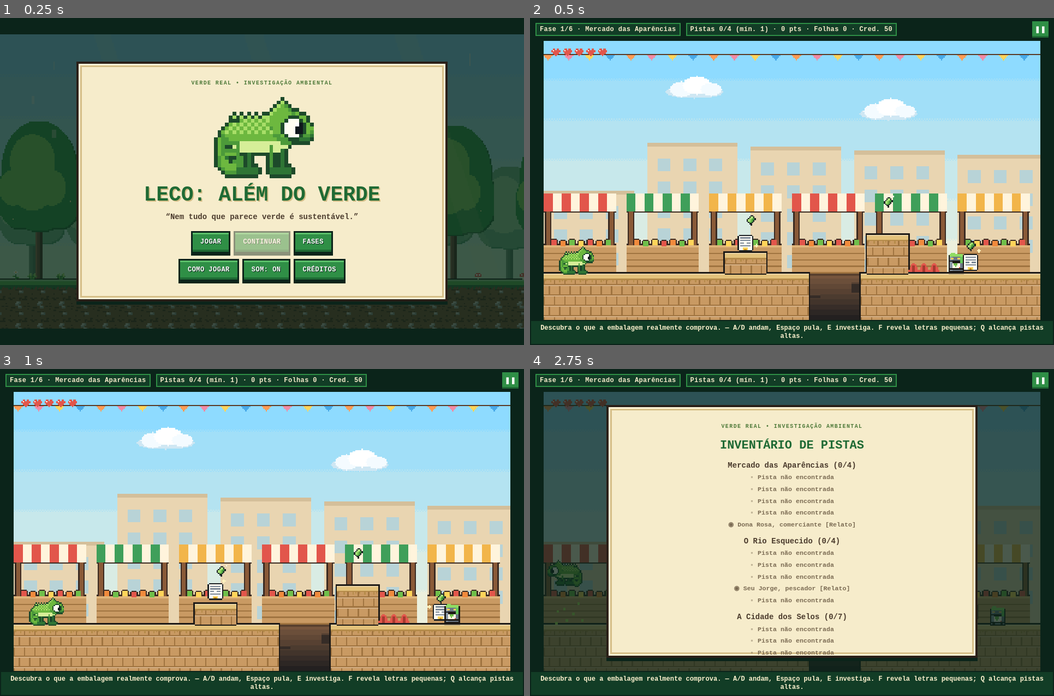
Above: before the commit, frames 1-4 (two rows, left to right).
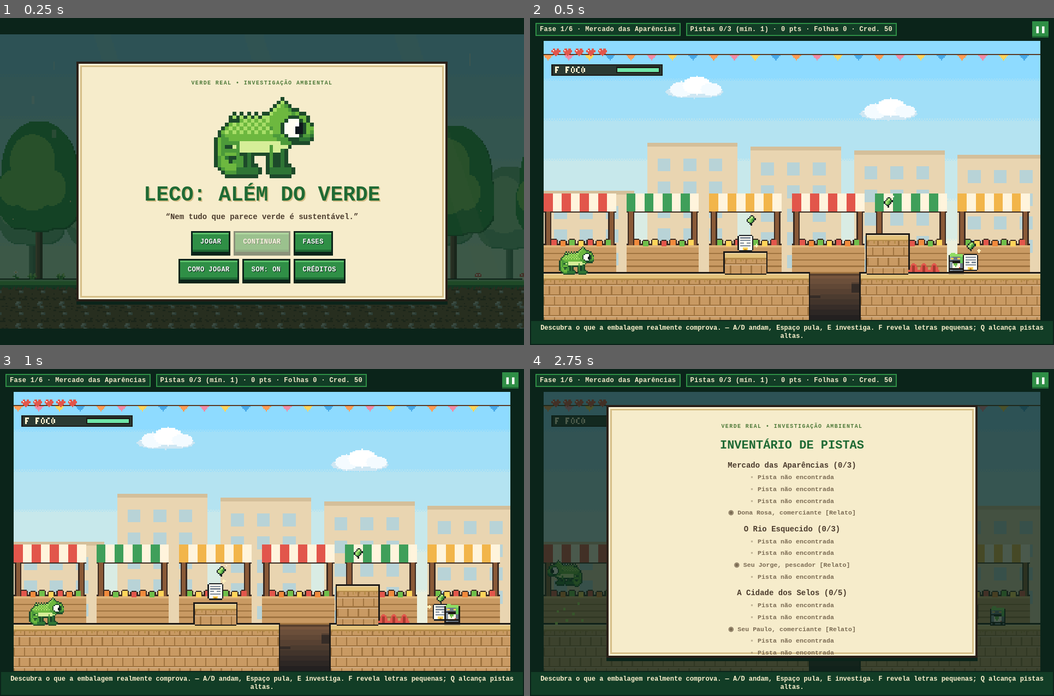
Above: after the commit, the same moments.

Repository: kalielpontes5/leco-game
Game: browser game, page index.html
The game is run twice, just before and just after one commit, with the same random seed, the same clock (stepped at 60 frames per second) and the same inputs.
Inputs:
- Up to frame 1 (0.25 s): no input
- Up to frame 2 (0.5 s): click "JOGAR" at 0.27 s
- Up to frame 3 (1 s): no input
- Up to frame 4 (2.75 s): hold Right 1.03-1.53 s; tap Space every 0.5 s from 1.1 to 2.6 s; hold Down 1.58-1.85 s; hold Left 1.9-2.47 s; tap I at 2.52 s; hold Up from 2.52 s (still down)

Frame 1 is identical in both runs. In frame 2, 0.8% of the frame differs, in the area x 4-39%, y 2-18%; in frame 3, 0.8%; in frame 4, 2.0%, in the area x 4-62%, y 2-81%.

Commit message:
Foco (F) com filtro escuro/esverdeado, ameacas vermelhas e coletaveis dourados, com tempo de uso e recarga; remove pistas ocultas e camuflagem fora do chefao

Diff:
--- a/js/game.js
+++ b/js/game.js
@@ -17,13 +17,13 @@
 q:'A água mudou perto da fábrica. O que concluir?',o:['A fábrica causou a mudança: está provado.','Está tudo bem; não há o que investigar.','Há indícios, mas a causa não está confirmada: pedir investigação técnica.'],ok:2,
 f:['Ainda não: há indícios, mas a origem da alteração não foi confirmada.','Ignorar relatos, registro e amostras seria deixar evidências de lado.','Correto! Indício não é causalidade. Registre as evidências e peça análise técnica independente.']},
 {n:'A Cidade dos Selos',k:2,w:1000,qx:540,qy:180,sk:['#8EDBFF','#FFF4D6'],hl:'#A6DCEB',gr:'#C9B79C',tp:'#FFD45A',b:'Detetive da Transparência',
-m:'Compare os selos e classifique cada caso.',t:'Suba pelas varandas. Selos ilegíveis só aparecem com o Olhar da Verdade (F).',
+m:'Compare os selos e classifique cada caso.',t:'Suba pelas varandas. Use o Foco (F) para destacar ameaças e coletáveis.',
 P:[[0,180,190,36],[235,180,160,36],[440,180,200,36],[690,180,310,36],[120,148,60,8],[230,128,60,8],[340,150,60,8],[470,160,40,20],[560,130,70,8],[900,100,40,8]],
 C:[[145,148,0,'Selo com entidade responsável','Selo fictício “Aliança Verde” (organização independente): cita processo  …(546 unchanged characters)…
 q:'Como classificar os selos encontrados?',o:['Só o selo documentado é verificável; o da empresa é publicidade e o ilegível é inconclusivo.','Todos são certificações confiáveis.','Todos são falsos.'],ok:0,
 f:['Correto! Cada caso tem uma classificação própria, conforme o que os documentos permitem concluir.','Não: um deles foi criado pela própria empresa e outro não pode ser confirmado.','Exagero: um dos selos tem documentação verificável.']},
 {n:'A Floresta de Papel',k:3,w:1100,qx:520,qy:180,sk:['#8EDBFF','#D4F5C0'],hl:'#8CD17D',gr:'#9A6848',tp:'#64C75B',b:'Protetor da Floresta',
-m:'Compare árvores plantadas com impactos a compensar.',t:'Use os troncos para subir. Registros escondidos pedem o Olhar da Verdade.',
+m:'Compare árvores plantadas com impactos a compensar.',t:'Use os troncos para subir. O Foco (F) destaca ameaças e coletáveis.',
 P:[[0,180,330,36],[375,180,185,36],[605,180,355,36],[1010,180,90,36],[160,150,50,10],[260,124,50,10],[400,150,60,10],[560,100,40,8],[700,160,50,20],[800,132,60,10],[900,104,60,10]],
 C:[[70,180,0,'Campanha de reflorestamento','Publicidade: “Plantamos o futuro” — a empresa diz compensar todo o seu impa …(604 unchanged characters)…
 q:'A empresa diz compensar tudo plantando árvores. O que concluir?',o:['Plantar árvores prova a compensação total.','Plantar é positivo, mas faltam dados para provar a compensação total.','Falta documento, então é fraude.'],ok:1,
@@ -84,12 +84,12 @@
 LV.forEach((l,i)=>(E[i].D||[]).forEach(d=>{if(l.C.some(c=>c[1]==180&&Math.abs(d[0]-c[0])<22))d[0]+=34}));
 // dificuldade extra nas fases curtas
 E[0].S.push([560,180,18]);E[0].W.push([310,380,180]);E[0].D=[];E[1].W.push([265,320,180]);
-const TIPS=[[[100,'Espaço pula (toque duas vezes no ar para  …(266 unchanged characters)…  1 pista e aperte E perto dela.'],[500,'Letras miúdas escondidas? Aperte F para ativar o Olhar da Verdade e revelar pistas ocultas.'],[580,'Pistas azuis ficam no alto: ap …(84 unchanged characters)…
+const TIPS=[[[100,'Espaço pula (toque duas vezes no ar para  …(266 unchanged characters)…  1 pista e aperte E perto dela.'],[500,'Aperte F para ativar o Foco: o cenário escurece, as ameaças brilham em vermelho e o que dá para coletar brilha em dourado. Ele dura pouco e depois recarrega.'],[580,'Pistas azuis ficam no alto: ap …(84 unchanged characters)…
 [[40,'Drones de vigilância patrulham o chão: aperte C para se camuflar por 3 segundos. Depois a habilidade recarrega.'],[200,'Gotas tóxicas caem em ritmo: espere o intervalo e passe.'],[410,'Combine as ferramentas: F revela detalhes ocultos e Q alcança pistas altas.']]];
 // ---------- ESTADO ----------
 const S={li:0,sc:0,cr:50,got:{},lv:{},bd:[],ok:0,fin:0,mode:'menu',answered:{},pg:{}},P={x:24,y:180,vx:0,vy:0,dir:1,og:0,sp:null,dj:0,sq:0},K={};
-let L=LV[0],cam=0,T=0,lt=0,vis=0,camT=0,camCd=0,inv=0,tg=0,tgT=null,hz=[],pt=[],safe={x:24,y:180},near=null,mute=(()=>{try{return +localStorage.getItem('leco_m')||0}catch(e){return 0}})(),mt,AC,st=[],mv=[],sk=[],wk=[],dr=[],lf=[],cy=0,jb=0,sh=0;
-const KEY='leco_v6',META=[300,360,900,1300,1700,2400],phaseKey=i=>'fase-'+i,clueIndexes=i=>LV[i].C.map((c,j)=>({c,j})).filter(o=>o.c[2]!==3),cnt=i=>clueIndexes(i).filter(o=>S.got[ …(147 unchanged characters)…
+let L=LV[0],cam=0,T=0,lt=0,vis=0,visCd=0,camT=0,camCd=0,inv=0,tg=0,tgT=null,hz=[],pt=[],safe={x:24,y:180},near=null,mute=(()=>{try{return +localStorage.getItem('leco_m')||0}catch(e){return 0}})(),mt,AC,st=[],mv=[],sk=[],wk=[],dr=[],lf=[],cy=0,jb=0,sh=0;
+const KEY='leco_v6',META=[300,360,900,1300,1700,2400],phaseKey=i=>'fase-'+i,clueIndexes=i=>LV[i].C.map((c,j)=>({c,j})).filter(o=>o.c[2]!==3&&o.c[2]!==1),cnt=i=>clueIndexes(i).filter(o=>S.got[ …(147 unchanged characters)…
 let phaseStartScore=0,tongueTarget=null,tongueCooldown=0,phaseStats=null;const phasePoints=()=>Math.max(0,S.sc-phaseStartScore),readyToQuestion=()=>cnt(S.li)>=requiredClues(S.li);
 function newStats(){return {leaves:0,enemies:0,damage:0,deaths:0,clues:0,pointsLost:0};}
 function progressText(i=S.li){return `${cnt(i)}/${requiredClues(i)} pistas necessárias (${clueTotal(i)} pistas coletáveis)`;}
@@ -104,24 +104,24 @@
 function levels(){panel('<h3>ESCOLHER FASE</h3>'+LV.map((l,i)=>btn('pick('+i+')',(i+1)+'. '+l.n)).join('<br>')+'<br>'+btn('pick(6)','⚔ SÓ O CHEFÃO')+'<br>'+btn('menu()','VOLTAR'))}
 function pick(i){const d=load();if(d)Object.assign(S,{sc:d.sc|0,cr:d.cr|0,got:d.got||{},lv:d.lv&&typeof d.lv=='object'? …(270 unchanged characters)…
 function snd(){mute=mute?0:1;try{localStorage.setItem('leco_m',mute)}catch(e){}menu()}
-function how(){panel('<h3>COMO JOGAR</h3><p><b>A/D ou ◀ ▶</b …(84 unchanged characters)… investigar e sair pela porta · <b>F</b> Olhar da Verdade · <b>Q</b> língua · <b>C</b> camuflagem · <b>Esc</b> pausa<br>Pule na cabeça do …(936 unchanged characters)…
+function how(){panel('<h3>COMO JOGAR</h3><p><b>A/D ou ◀ ▶</b …(84 unchanged characters)… investigar e sair pela porta · <b>F</b> Foco (escurece o cenário, destaca ameaças em vermelho e coletáveis em dourado; tem tempo de uso e recarga) · <b>Q</b> língua · <b>Esc</b> pausa<br>Pule na cabeça do …(936 unchanged characters)…
 function cred(){panel('<h3>CRÉDITOS</h3><p>LECO: ALÉM DO VERDE<br>Um jogo do universo Verde Real.<br>Personagens, empresas e documentos são fictícios.</p>'+btn('menu()','VOLTAR'))}
 function go(c){if(!c){load()?panel('<h3>Já existe progresso salvo.</h3><p>Começar de novo substitui o progresso atual.< …(608 unchanged characters)…
 function newG(){Object.assign(S,{sc:0,cr:50,got:{},lv:{},bd:[],ok:0,fin:0,answered:{},pg:{}});phaseStartScore=0;save();enter(0)}
 function pauseP(){S.mode='pause';panel('<h3>PAUSA</h3><p>MISSÃO: '+L.m+'</p>'+btn('resume()','CONTINUAR')+btn('invP()','INVENTÁRIO')+'<br>'+btn('fresh(S.li,1)','REINICIAR FASE')+btn('levels()','ESCOLHER FASE')+btn('menu()','MENU PRINCIPAL'))}
 function resume(){close();S.mode='play'}
-function invP(){const e=S.mode=='end';panel('<h3>INVENTÁRIO  …(70 unchanged characters)… (i)})<br><small>`+l.C.map((c,j)=>c[2]===3?'◉ '+c[3]+' [Relato]':S.got[i+'-'+j]?'✔ '+c[3]+' ['+CAT[c[2]]+']':'▫ Pista não encontrada').join('<br>')+'</small></p>').join('')+btn(e?'endP()':'pauseP()','VOLTAR'))}
+function invP(){const e=S.mode=='end';panel('<h3>INVENTÁRIO  …(70 unchanged characters)… (i)})<br><small>`+l.C.map((c,j)=>c[2]===1?null:c[2]===3?'◉ '+c[3]+' [Relato]':S.got[i+'-'+j]?'✔ '+c[3]+' ['+CAT[c[2]]+']':'▫ Pista não encontrada').filter(Boolean).join('<br>')+'</small></p>').join('')+btn(e?'endP()':'pauseP()','VOLTAR'))}
 function endP(){const f=Object.keys(S.got).length,t=S.ok>=LV.length-1&&f>=tot*.9?'Investigador exemplar':S.ok>=2?'Inves …(459 unchanged characters)…
 // ---------- FASE ----------
 function fresh(i,live){S.pg=S.pg||{};const g=live?phasePoints():(S.pg[i]|0),pre=i+'-';Object.keys(S.got).forEach(k=>{if …(322 unchanged characters)…
-function enter(i){bossOnly=0;boss=null;bp=[];php=5;drops=[]; …(224 unchanged characters)… dj:0,sq:0});safe={x:24,y:180};cam=0;vis=0;camT=camCd=tg=cy=jb=lt=inv=0;tgT=null;
+function enter(i){bossOnly=0;boss=null;bp=[];php=5;drops=[]; …(224 unchanged characters)… dj:0,sq:0});safe={x:24,y:180};cam=0;vis=visCd=0;camT=camCd=tg=cy=jb=lt=inv=0;tgT=null;
  st=L.P.concat(e.P||[]);hz=L.H.map(h=>({x:h[0],a:h[0],b:h[1],y:h[2],d:1})).map(o=>clipRun(o,o.y,o.y+10,7)).filter(Boolean);
  mv=(e.M||[]).filter(m=>m[4]>0).map(m=>({ox:m[0],oy:m[1],x:m[0],y:m[1],w:m[2],ax:m[3],r:m[4],s:m[5],dx:0,dy:0,mv:1}));
  sk=(e.S||[]).filter(s=>s[2]>0);wk=(e.W||[]).map(w=>({a:w[0],b:w[1],y:w[2],x:w[0],d:1,dead:0})).map(o=>clipRun(o,o.y-12 …(340 unchanged characters)…
  lf=(e.F||[]).map((f,j)=>({x:f[0],y:f[1],k:'l'+i+'-'+j})).filter(f=>!S.lv[f.k]);pt=[];spawnFoes();if(S.li==5)hz=[];S.mode='play';$('h').style.display='flex';document.body.classList.remove('mn');fit();close();save();toast(L.m+' — '+L.t,6000)}
 function clipRun(o,y0,y1,hw){const free=x=>!st.some(p=>x+hw>p[0]&&x-hw<p[0]+p[2]&&p[1]<y1&&p[1]+p[3]>y0);let bs=0,bl=0, …(188 unchanged characters)…
 const burst=(x,y,c,n=8)=>{for(let j=0;j<n;j++)pt.push({x,y,vx:(Math.random()-.5)*90,vy:-Math.random()*80,l:.5,c})};
-function collect(i){const k=S.li+'-'+i;if(S.got[k]||!L.C[i]||L.C[i][2]===3)return;
+function collect(i){const k=S.li+'-'+i;if(S.got[k]||!L.C[i]||L.C[i][2]===3||L.C[i][2]===1)return;
  S.got[k]=1;S.sc+=100;if(phaseStats)phaseStats.clues++;const c=L.C[i];burst(c[0],c[1]-8,'#FFD45A',12);joy=.7;sfx(660,.2,'square',1320);toast('PISTA ENCONTRADA: '+c[3]);save()}
 function act(){if(!near)return;if(near.rosa){near=null;return cineStart()}if(near.q){return conclude()}if(near.d){retur …(427 unchanged characters)…
 function tongue(){if(tg>0||tongueCooldown>0)return;const reach=pwR>0?176:112,dir=P.dir||1;
@@ -157,7 +157,7 @@
  if(P.og){P.dj=0;if(!was){P.sq=.2;burst(P.x,P.y,'rgba(255,255,255,.7)',4)}if(!P.sp.mv&&!P.sp.v&&P.sp[2]>=40&&P.x>P.sp[0]+10&&P.x<P.sp[0]+P.sp[2]-10)safe={x:P.x,y:P.y}}
  P.sq*=Math.max(0,1-12*dt);
  if(P.y>250)die('Caiu! Voltando ao último ponto seguro.',1);
- tongueCooldown=Math.max(0,tongueCooldown-dt);if(camT>0){camT-=dt;if(camT<=0)camCd=camMax=(boss&&boss.on?9:3)}else if(camCd>0)camCd-=dt;inv=Math.max(0,inv-dt);
+ tongueCooldown=Math.max(0,tongueCooldown-dt);if(vis>0){vis-=dt;if(vis<=0){vis=0;visCd=7;sfx(400,.2,'sine',300)}}else if(visCd>0)visCd=Math.max(0,visCd-dt);if(camT>0){camT-=dt;if(camT<=0)camCd=camMax=(boss&&boss.on?9:3)}else if(camCd>0)camCd-=dt;inv=Math.max(0,inv-dt);
  hz.forEach(h=>{h.x+=h.d*(46+S.li*8)*dt;if(h.x>h.b)h.d=-1;if(h.x<h.a)h.d=1;if(camT<=0&&Math.abs(h.x-P.x)<13&&P.y>h.y&&P.y-13<h.y+10)hurt('Drone de vigilância! Use C para se camuflar.')});
  sk.forEach(([x,y,w])=>{if(P.x+5>x&&P.x-5<x+w&&P.y>y-6&&P.y-13<y)hurt('Espinhos! Pule por cima.')});
  wk.forEach(w=>{if(w.dead)return;w.x+=w.d*(40+S.li*8)*dt;if(w.x>w.b)w.d=-1;if(w.x<w.a)w.d=1;
@@ -166,11 +166,11 @@
  bossStep(dt);extraStep(dt);if(S.li==5&&!boss&&vict<=0&&Math.random()<dt*.15)sh=.18;
  lf=lf.filter(f=>{if(Math.hypot(f.x-P.x,f.y-(P.y-8))<11){S.lv[f.k]=1;S.sc+=25;if(phaseStats)phaseStats.leaves++;burst(f.x,f.y,'#9BE15D',6);joy=.5;sfx(900,.1,'sine',1400);return false}return true});
  if(tg>0){tg-=dt;if(tg<=0&&tgT!=null){if(tgT>=0)collect(tgT);tgT=null;tongueTarget=null}}
- near=null;let bd=99;L.C.forEach((c,i)=>{if(S.got[S.li+'-'+i]||c[2]==2||(c[2]==1&&!vis))return;const d=Math.abs(c[0]-P.x);if(d<20&&Math.abs(c[1]-P.y)<22&&d<bd){bd=d;near={i}}});
+ near=null;let bd=99;L.C.forEach((c,i)=>{if(S.got[S.li+'-'+i]||c[2]==2||c[2]==1)return;const d=Math.abs(c[0]-P.x);if(d<20&&Math.abs(c[1]-P.y)<22&&d<bd){bd=d;near={i}}});
  const qd=Math.abs((L.qx||L.w*.5)-P.x);if(qd<24&&Math.abs((L.qy||180)-P.y)<24){near={q:1};bd=0}
  if(qd>=24&&!near&&S.li<5&&Math.abs(L.w-30-P.x)<22&&P.y>=170)near={d:1};if((boss&&boss.on)||vict>0)near=null;if(S.li==1&&!near&&!S.lv['l1-riv']&&Math.abs(P.x-460)<24&&P.y>=170)near={rosa:1};
  cam+=(Math.max(boss&&boss.on?L.w-384:0,Math.min(L.w-384,P.x-192+P.dir*22))-cam)*Math.min(1,6*dt);
- $('hn').textContent='Fase '+(S.li+1)+'/'+LV.length+' · '+L. …(122 unchanged characters)… aseStats.leaves:0)+' · Cred. '+S.cr+(vis?' · Olhar':'')+(camT>0?' · Camuflado':camCd>0?' · …(70 unchanged characters)…
+ $('hn').textContent='Fase '+(S.li+1)+'/'+LV.length+' · '+L. …(122 unchanged characters)… aseStats.leaves:0)+' · Cred. '+S.cr+(vis>0&&!(boss&&boss.on)?' · Foco':'')+(camT>0?' · Camuflado':camCd>0?' · …(70 unchanged characters)…
 // ---------- DESENHO (PIXEL ART) ----------
 g.imageSmoothingEnabled=false;
 const mk=(w,h,f)=>{const c=document.createElement('canvas');c.width=w;c.height=h;f(c.getContext('2d'),c);return c},
@@ -334,13 +334,14 @@
  if(sh>0)g.translate(Math.round((Math.random()-.5)*6*sh*3),Math.round((Math.random()-.5)*6*sh*3));
  bg(l,cx);if(l.k==3)papers(cx);abyss(l,cx);(pl?st:[[cx-10,180,410,36]]).forEach(([x,y,w,h])=>plat(l,x-cx,y,w,h,pl?x:0));
  if(pl){mv.forEach(o=>{const x=Math.round(o.x-cam),y=Math.round(o.y);g.fillStyle='rgba(255,255,255,.55)';if(o.ax=='h')f …(447 unchanged characters)…
-  sk.forEach(([x,y,w])=>{x=Math.round(x-cam);for(let i=0;i<w;i+=8)g.drawImage(SP.spike,x+i,y-8)});
-  dr.forEach(d=>{const x=Math.round(d.x-cam);if(d.y<0){g.fillStyle='#4b9a3a';g.fillRect(x-1,0,3,2+((T*4)|0)%2)}else g.drawImage(SP.drop,x-2,Math.round(d.y)-6)});
-  lf.forEach(f=>{const x=Math.round(f.x-cam),y=Math.round(f.y+Math.sin(T*3+f.x)*1.5);g.drawImage(SP.leaf,x-3,y-4);if((T*2+f.x)%3<.12){g.fillStyle='#fff';g.fillRect(x+4,y-5,1,1)}});
+  if(fOn())focusDim();
+  sk.forEach(([x,y,w])=>{x=Math.round(x-cam);for(let i=0;i<w;i+=8){g.drawImage(SP.spike,x+i,y-8);if(fOn())focusGlow(SP.spike,x+i,y-8,'#ff2a2a','#ff5a4a',4)}});
+  dr.forEach(d=>{const x=Math.round(d.x-cam);if(d.y<0){g.fillStyle='#4b9a3a';g.fillRect(x-1,0,3,2+((T*4)|0)%2)}else{g.drawImage(SP.drop,x-2,Math.round(d.y)-6);if(fOn())focusGlow(SP.drop,x-2,Math.round(d.y)-6,'#ff2a2a','#ff5a4a',3)}});
+  lf.forEach(f=>{const x=Math.round(f.x-cam),y=Math.round(f.y+Math.sin(T*3+f.x)*1.5);g.drawImage(SP.leaf,x-3,y-4);if(fOn())focusGlow(SP.leaf,x-3,y-4,'#ffd45a','#ffe27a',4);if((T*2+f.x)%3<.12){g.fillStyle='#fff';g.fillRect(x+4,y-5,1,1)}});
   L.C.forEach((c,i)=>{const x=Math.round(c[0]-cam),y=c[1],gt=S.got[S.li+'-'+i],bo=Math.round(Math.sin(T*4+i)*1.5);
    if(c[2]==3){g.fillStyle='rgba(0,0,0,.18)';g.fillRect(x-5,y,10,1);g.drawImage(SP.pers[i%3],x-4,y-14);if(near&&near.i==i)txt('E — INVESTIGAR',x,y-22)}
-   else if(!gt){if(c[2]==1&&!vis){if(Math.floor(T*2+i)%2){g.fillStyle='rgba(255,255,255,.85)';g.fillRect(x,y-8,1,1);g.fillRect(x-1,y-7,3,1);g.fillRect(x,y-6,1,1)}return}
-    g.drawImage(c[2]==2?SP.docB:SP.doc,x-6,y-15+bo);const sp=Math.floor(T*3+i)%3;g.fillStyle …(178 unchanged characters)…
+   else if(!gt){if(c[2]==1)return;if(false){if(Math.floor(T*2+i)%2){g.fillStyle='rgba(255,255,255,.85)';g.fillRect(x,y-8,1,1);g.fillRect(x-1,y-7,3,1);g.fillRect(x,y-6,1,1)}return}
+    g.drawImage(c[2]==2?SP.docB:SP.doc,x-6,y-15+bo);if(fOn())focusGlow(c[2]==2?SP.docB:SP.doc,x-6,y-15+bo,'#ffd45a','#ffe27a',6);const sp=Math.floor(T*3+i)%3;g.fillStyle …(178 unchanged characters)…
     if(near&&near.i==i)txt('E — INVESTIGAR',x,y-24);else if(c[2]==2&&Math.abs(c[0]-P.x)<=95&&Math.abs(c[1]-P.y)<=85)txt('Q — LÍNGUA',x,y-24)}});
   if(S.li==1){const rx=Math.round(460-cam);rosaW(rx,180,P.x>460,((T*2)|0)%2);if(S.lv['l1-riv'])txt('PISTAS ENCONTRADAS',rx,180-44);else if(near&&near.rosa)txt('E — FALAR COM DONA ROSA',rx,180-44);else pt3('!',rx-1,180-48+Math.round(Math.sin(T*4)*2),'#ffd45a',2)}
   const qx=Math.round((L.qx||L.w*.5)-cam),qy=L.qy||180,qb=Math.round(Math.sin(T*3)*1.5);g.fillStyle='#5a3a24';g.fillRec …(372 unchanged characters)…
@@ -360,7 +361,6 @@
  else{if(pl&&pwR>0)aura(x,y,1);if(pl&&pwS>0)aura(x,y,2);if(!(pl&&inv>0&&Math.floor(T*12)%2))leco(x,y,d,pose,f,cm,ex,pw) …(202 unchanged characters)…
  GLW=0;
  if(pl&&tg>0&&tongueTarget){const a=Math.max(0,Math.min(1,tg>.15?(tg-.15)/.15:tg/.15)),mx=P.x+P.dir*14-cam,my=P.y-11,ex …(670 unchanged characters)…
- if(pl&&vis){g.fillStyle='rgba(255,230,140,.12)';g.fillRect(0,0,384,216);for(let r=0;r<3;r++)ring(P.x-cam,P.y-10,(T*40+r*30)%90,'rgba(255,212,90,.7)')}
  if(boss)drawBoss();if(pl&&(L.k==1||L.k==3))rep(120,1.25,(x2,n)=>g.drawImage(FOLI,x2,203+mod(n,2)*2),cam);
  pt.forEach(p=>{g.fillStyle=p.c;g.fillRect(Math.round(p.x-(pl?cam:0)),Math.round(p.y),2,2)});if(boss&&boss.on)bossHud();else if(pl&&vict<=0)livesHud()}
 // ---------- HABILIDADES, ITENS E COMEMORAÇÃO ----------
@@ -400,6 +400,10 @@
  if(rise>=1){g.globalAlpha=.5*fade;el(g,X,Math.round(y)-1,14,3,'#fff6c0');g.globalAlpha=1}}
 function heartRise(x,y){const u=1-lightT/1.6;if(u>.9)return;for(let i=0;i<4;i++){const v=(u*1.4+i*.25)%1;g.globalAlpha=Math.max(0,1-v);g.drawImage(HRT,Math.round(x+Math.sin(v*6+i*1.7)*10)-3,Math.round(y-8-v*34),7,6)}g.globalAlpha=1;
  for(let i=0;i<7;i++){const v=(u*2+i*.14)%1,sx=Math.round(x+Math.sin(i*2.3+u*5)*13),sy=Math.round(y-v*38);g.fillStyle=i&1?'#fff':'#ffe9a0';g.fillRect(sx,sy,1,1);g.fillRect(sx-1,sy,3,1);g.fillRect(sx,sy-1,1,3)}}
+const FTN=new Map(),fOn=()=>vis>0&&!(boss&&boss.on),tint=(im,col)=>{let m=FTN.get(col);if(!m){m=new Map();FTN.set(col,m)}let t=m.get(im);if(!t){t=mk(im.width,im.height,x=>{x.drawImage(im,0,0);x.globalCompositeOperation='source-in';x.fillStyle=col;x.fillRect(0,0,im.width,im.height)});m.set(im,t)}return t};
+function focusDim(){const px=P.x-cam,py=P.y-10,k=Math.max(0,Math.min(1,(5-vis)*4,vis*4)),gr=g.createRadialGradient(px,py,16,px,py,170);gr.addColorStop(0,'rgba(6,34,20,'+(.3*k)+')');gr.addColorStop(1,'rgba(1,10,6,'+(.8*k)+')');g.fillStyle=gr;g.fillRect(0,0,384,216)}
+function focusGlow(im,x,y,hc,tc,r){const p=.5+.5*Math.sin(T*7+x*.3);g.globalAlpha=.18+.14*p;el(g,x+im.width/2,y+im.height/2,im.width/2+r,im.height/2+r,hc);g.globalAlpha=.55+.35*p;g.drawImage(tint(im,tc),x,y);g.globalAlpha=1}
+function focusHud(){const on=vis>0,rd=visCd<=0&&!on;hudRow(18,'F FOCO',on?vis/5:rd?1:1-visCd/7,on?'#9be86a':rd?'#6fe6a8':'#7b8896',rd||on)}
 function hudRow(y,label,fr,col,on){g.fillStyle='#1d1a17';g.fillRect(6,y,86,9);g.fillStyle=on?'#2b3a33':'#3a3330';g.fill …(182 unchanged characters)…
 function abilityHud(){const on=camT>0,rd=camCd<=0&&!on;hudRow(37,'C INVISIVEL',on?camT/camDur:rd?1:1-camCd/camMax,on?'#9fe8ff':rd?'#6fe6a8':'#7b8896',rd||on);let y=47;if(pwR>0){hudRow(y,'LINGUA',pwR/9,'#b36cff',1);y+=10}if(pwS>0)hudRow(y,'FORCA',pwS/12,'#3fa0ff',1)}
 function note(x,y,c){g.fillStyle='#1d1a17';g.fillRect(x-1,y+3,5,4);g.fillStyle=c;g.fillRect(x,y+4,3,2);g.fillRect(x+2,y,1,5);g.fillRect(x+3,y,2,1);g.fillRect(x+3,y+1,1,1)}
@@ -417,7 +421,7 @@
  g.fillStyle='rgba(0,0,0,.25)';g.fillRect(0,180,384,2)}
 // ---------- VIDAS, CHANCES E OBSTÁCULOS NOVOS ----------
 function loseLife(full){if(boss&&boss.on)return;lives=Math.max(0,lives-(full?2:1));if(lives<=0){S.mode='panel';jingle(F …(291 unchanged characters)…
-function livesHud(){sealHud();for(let i=0;i<5;i++){const x=6+i*9;g.drawImage(HRE,x,6);if(lives>=2*i+2)g.drawImage(HRT,x,6);else if(lives==2*i+1)g.drawImage(HRT,0,0,4,6,x,6,4,6)}}
+function livesHud(){sealHud();focusHud();for(let i=0;i<5;i++){const x=6+i*9;g.drawImage(HRE,x,6);if(lives>=2*i+2)g.drawImage(HRT,x,6);else if(lives==2*i+1)g.drawImage(HRT,0,0,4,6,x,6,4,6)}}
 function lecoCry(){const c=lecoCv(0,0,0,1),k=6;return mk(c.width*k,c.height*k+8,x=>{x.imageSmoothingEnabled=false;x.fillStyle='#4aa8e8';x.fillRect(18,c.height*k-2,c.width*k-36,8);x.fillStyle='#8fd0f5';x.fillRect(26,c.height*k,c.width*k-52,3);x.drawImage(c,0,0,c.width*k,c.height*k);
  x.fillStyle='#1d1a17';for(let i=0;i<6;i++)x.fillRect(112+i*5,36-i*2+0,5,4);
  x.fillStyle='#4aa8e8';x.fillRect(126,68,6,40);x.fillRect(138,70,6,28);x.fillStyle='#bfe8ff';x.fillRect(126,68,2,40);x.fillRect(138,70,2,28);
@@ -719,8 +723,9 @@
 function drone2(x,y){const I='#1d1a17',pr=((T*30)|0)%2;g.fillStyle=I;g.fillRect(x-7,y,14,2);if(pr){g.fillRect(x-7,y-1,5,1);g.fillRect(x+3,y-1,5,1)}else{g.fillRect(x-6,y-1,3,1);g.fillRect(x+4,y-1,3,1)}
  g.fillRect(x-5,y+2,10,6);g.fillStyle='#e8eef2';g.fillRect(x-4,y+3,8,4);g.fillStyle='#64c75b';g.fillRect(x-4,y+3,8,1);g.fillStyle='#8b99a6';g.fillRect(x+2,y+3,2,4);
  g.fillStyle=I;g.fillRect(x-2,y+8,4,2);g.fillStyle='#8b99a6';g.fillRect(x-1,y+10+(((T*8)|0)%2),2,1)}
+const CB=document.querySelector('#t [data-k="c"]');let cbv=null;
 ['hn','hs'].forEach(id=>{const e=$(id),d=Object.getOwnPropertyDescriptor(Node.prototype,'textContent');let v;Object.defineProperty(e,'textContent',{get(){return d.get.call(this)},set(x){if(x!==v){v=x;d.set.call(this,x)}},configurable:true})});
-let last=0;function loop(ts){const dt=Math.min((ts-last)/1000||0,.033);last=ts;T+=dt;joy=Math.max(0,joy-dt);
+let last=0;function loop(ts){{const wc=!!(boss&&boss.on&&!boss.dead);if(CB&&wc!==cbv){cbv=wc;CB.style.display=wc?'':'none'}}const dt=Math.min((ts-last)/1000||0,.033);last=ts;T+=dt;joy=Math.max(0,joy-dt);
  if(S.mode=='play')step(dt);if(S.mode=='swim')swimStep(dt);if(S.mode=='cine'&&cs)cineStep(dt);
  if(S.mode=='end'&&Math.random()<.4)pt.push({x:Math.random()*384,y:0,vx:0,vy:50,l:3,c:BC[pt.length%4]});
  pt=pt.filter(p=>(p.l-=dt)>0);pt.forEach(p=>{p.x+=p.vx*dt;p.y+=p.vy*dt;p.vy+=(S.mode=='end'?0:200)*dt});
@@ -728,7 +733,7 @@
 const JK=[' ','w','arrowup'];
 function dn(k){k=k.toLowerCase();K[k]=1;
  if(k=='escape'){if(S.mode=='play')pauseP();else if(S.mode=='pause')resume();return}
- if(S.mode=='cine'){if(k==' '||k=='e'||k=='enter')cineNext();return}if(S.mode!='play'||vict>0)return;if(JK.includes(k))jb=.12;if(k=='e')act();if(k=='f'){vis=!vis;sfx(vis?700:400,.2,'sine',vis?1200:300)}if(k=='q')tongue();if(k=='c'&&camT<=0&&camCd<=0){camT=camDur=(boss&& …(64 unchanged characters)…
+ if(S.mode=='cine'){if(k==' '||k=='e'||k=='enter')cineNext();return}if(S.mode!='play'||vict>0)return;if(JK.includes(k))jb=.12;if(k=='e')act();if(k=='f'&&!(boss&&boss.on)&&vis<=0&&visCd<=0){vis=5;sfx(700,.2,'sine',1200)}if(k=='q')tongue();if(k=='c'&&boss&&boss.on&&!boss.dead&&camT<=0&&camCd<=0){camT=camDur=(boss&& …(64 unchanged characters)…
 function up(k){k=k.toLowerCase();K[k]=0;if(JK.includes(k)&&P.vy<-90)P.vy*=.5}
 addEventListener('keydown',e=>{if(S.mode=='play'&&[' ','arrowup','arrowdown','arrowleft','arrowright'].includes(e.key.toLowerCase()))e.preventDefault();if(!e.repeat)dn(e.key)});
 addEventListener('keyup',e=>up(e.key));addEventListener('blur',()=>{for(const k in K)K[k]=0});
